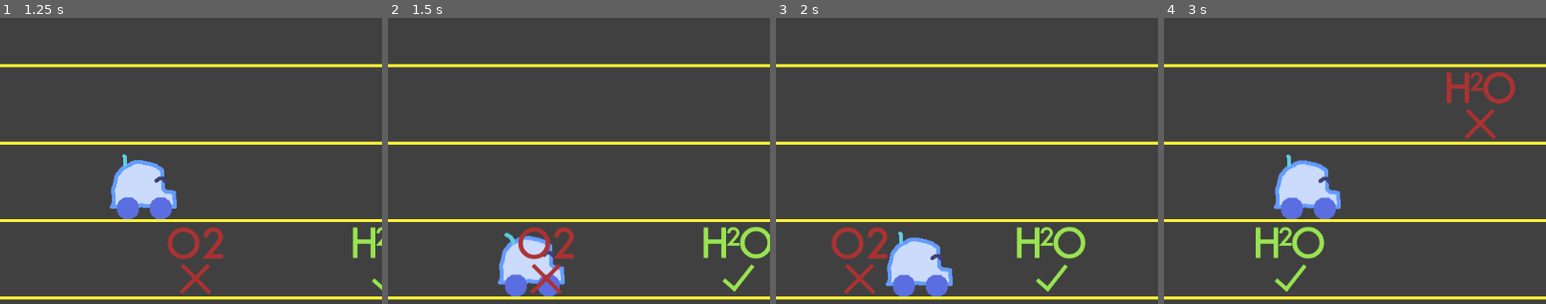
Above: before the commit, frames 1-4 (left to right).
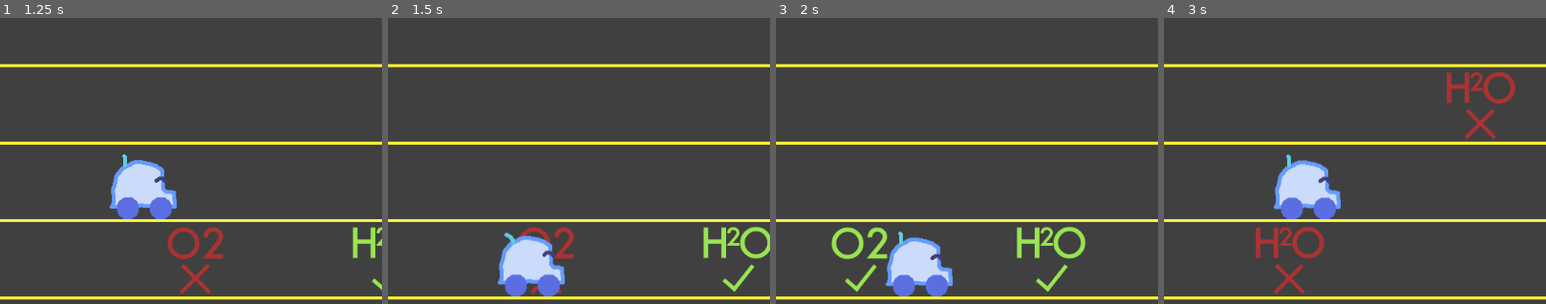
Above: after the commit, the same moments.

Repository: broquaint/eggjam20
Game: Godot game, scene res://scenes/CheckLifeSystems.tscn
The game is run twice, just before and just after one commit, with the same random seed, the same clock (stepped at 60 frames per second) and the same inputs. This scene is started directly instead of the project's main scene.
Inputs:
- Up to frame 1 (1.25 s): tap Enter (ui_accept) at 0.5, 0.77, 1.07 s; hold Right (move_right) from 0.53 s (still down)
- Up to frame 2 (1.5 s): release Right (move_right) at 1.28 s; hold Down (move_down) from 1.28 s (still down)
- Up to frame 3 (2 s): keep holding Down (move_down); tap Enter (ui_accept) at 1.52, 1.82 s
- Up to frame 4 (3 s): release Down (move_down) at 2.03 s; hold Right (move_right) 2.03-2.78 s; hold Up (move_up) from 2.78 s (still down)
The pictures show only the part of the screen within x 0-50%, y 0-50%; the shares and areas given below are measured in that part.

Frame 1 is identical in both runs. In frame 2, 0.5% of the frame differs, in the area x 34-46%, y 76-96%; in frame 3, 1.2%; in frame 4, 1.3%, in the area x 24-42%, y 73-97%.

Commit message:
Implement game bit of life systems check
It ain't pretty but it works.

Diff:
--- a/project.godot
+++ b/project.godot
@@ -18,10 +18,16 @@
 "class": "JobButton",
 "language": "GDScript",
 "path": "res://scripts/JobButton.gd"
+}, {
+"base": "Area2D",
+"class": "LifeSystemSwitch",
+"language": "GDScript",
+"path": "res://scripts/LifeSystemSwitch.gd"
 } ]
 _global_script_class_icons={
 "Butterfly": "",
-"JobButton": ""
+"JobButton": "",
+"LifeSystemSwitch": ""
 }
 
 [application]
--- a/scenes/CheckLifeSystems.tscn
+++ b/scenes/CheckLifeSystems.tscn
@@ -1,12 +1,8 @@
-[gd_scene load_steps=10 format=2]
+[gd_scene load_steps=7 format=2]
 
 [ext_resource path="res://assets/images/switcher f2.png" type="Texture" id=1]
 [ext_resource path="res://assets/images/switcher f1.png" type="Texture" id=2]
-[ext_resource path="res://assets/images/h2o on.png" type="Texture" id=3]
-[ext_resource path="res://assets/images/o2 on.png" type="Texture" id=4]
-[ext_resource path="res://assets/images/h2o off.png" type="Texture" id=5]
 [ext_resource path="res://assets/images/switcher f3.png" type="Texture" id=6]
-[ext_resource path="res://assets/images/o2 off.png" type="Texture" id=7]
 [ext_resource path="res://scripts/CheckLifeSystems.gd" type="Script" id=8]
 
 [sub_resource type="SpriteFrames" id=1]
@@ -17,6 +13,9 @@
 "speed": 6.0
 } ]
 
+[sub_resource type="RectangleShape2D" id=2]
+extents = Vector2( 46, 42.5 )
+
 [node name="CheckLifeSystems" type="Node2D"]
 script = ExtResource( 8 )
 
@@ -24,30 +23,6 @@
 margin_right = 800.0
 margin_bottom = 600.0
 color = Color( 0.203922, 0.203922, 0.203922, 0.501961 )
-
-[node name="H2oOn" type="Sprite" parent="."]
-visible = false
-modulate = Color( 0.6, 0.898039, 0.313726, 1 )
-position = Vector2( 250, 116 )
-texture = ExtResource( 3 )
-
-[node name="O2On" type="Sprite" parent="."]
-visible = false
-modulate = Color( 0.6, 0.898039, 0.313726, 1 )
-position = Vector2( 564, 121 )
-texture = ExtResource( 4 )
-
-[node name="H2oOff" type="Sprite" parent="."]
-visible = false
-modulate = Color( 0.67451, 0.196078, 0.196078, 1 )
-position = Vector2( 248, 220 )
-texture = ExtResource( 5 )
-
-[node name="O2Off" type="Sprite" parent="."]
-visible = false
-modulate = Color( 0.67451, 0.196078, 0.196078, 1 )
-position = Vector2( 246, 324 )
-texture = ExtResource( 7 )
 
 [node name="Lane1" type="Line2D" parent="."]
 position = Vector2( 0, 64 )
@@ -73,8 +48,13 @@
 width = 4.0
 default_color = Color( 0.984314, 0.94902, 0.211765, 1 )
 
-[node name="Bot" type="AnimatedSprite" parent="."]
-position = Vector2( 82, 118 )
+[node name="SwitchLane" type="Tween" parent="."]
+
+[node name="Bot" type="Area2D" parent="."]
+
+[node name="Sprite" type="AnimatedSprite" parent="Bot"]
 frames = SubResource( 1 )
 
-[node name="SwitchLane" type="Tween" parent="."]
+[node name="CollisionShape2D" type="CollisionShape2D" parent="Bot"]
+position = Vector2( -1, 5.5 )
+shape = SubResource( 2 )
--- /dev/null
+++ b/scenes/LifeSystemSwitch.tscn
@@ -0,0 +1,19 @@
+[gd_scene load_steps=4 format=2]
+
+[ext_resource path="res://assets/images/h2o on.png" type="Texture" id=1]
+[ext_resource path="res://scripts/LifeSystemSwitch.gd" type="Script" id=2]
+
+[sub_resource type="RectangleShape2D" id=1]
+extents = Vector2( 48, 48 )
+
+[node name="LifeSystemSwitch" type="Area2D"]
+script = ExtResource( 2 )
+
+[node name="Sprite" type="Sprite" parent="."]
+texture = ExtResource( 1 )
+
+[node name="CollisionShape2D" type="CollisionShape2D" parent="."]
+shape = SubResource( 1 )
+
+[node name="DoSwitch" type="Timer" parent="."]
+wait_time = 0.5
--- a/scripts/CheckLifeSystems.gd
+++ b/scripts/CheckLifeSystems.gd
@@ -6,11 +6,25 @@
 var switch_lanes = [116, 220, 324]
 var all_switches = []
 
+onready var switch_scene = load("res://scenes/LifeSystemSwitch.tscn")
+
+func make_switch(system, is_on):
+	var switch : LifeSystemSwitch = switch_scene.instance()
+	switch.system = system
+	switch.is_on = is_on
+	return switch
+
 func _ready():
 	randomize()
 	$Bot.position = Vector2(192, lanes[current_lane])
-	$Bot.playing = true
-	var switches = [$H2oOn, $H2oOff, $O2On, $O2Off]
+	$Bot/Sprite.playing = true
+#	var switches = [$H2oOn, $H2oOff, $O2On, $O2Off]
+	var switches = [
+		make_switch('h2o', true),
+		make_switch('h2o', false),
+		make_switch('o2', true),
+		make_switch('o2', false)
+	]
 	var bag = switches.duplicate()
 	for i in range(1,40):
 		var rand_switch = bag[randi() % bag.size()]
@@ -18,7 +32,12 @@
 		var new_switch = rand_switch.duplicate()
 		new_switch.position = Vector2(256 + (256 * i), switch_lanes[randi() % switch_lanes.size()])
 		new_switch.visible = true
+		new_switch.connect('area_entered', self, 'switch_entered', [new_switch])
+		new_switch.connect('area_exited', self, 'switch_exited', [new_switch])
+		# TODO make use of this signal for live updates
+		# new_switch.connect('switch_flipped', self, 'system_change')
 		add_child(new_switch)
+		move_child(new_switch, 2)
 		all_switches.append(new_switch)
 
 		bag.erase(rand_switch)
@@ -43,3 +62,11 @@
 		0.5, Tween.TRANS_BACK, Tween.EASE_OUT
 	)
 	$SwitchLane.start()
+
+func switch_entered(node, switch):
+	if node == $Bot:
+		switch.bot_entered()
+
+func switch_exited(node, switch):
+	if node == $Bot:
+		switch.bot_left()
--- /dev/null
+++ b/scripts/LifeSystemSwitch.gd
@@ -0,0 +1,43 @@
+class_name LifeSystemSwitch
+
+extends Area2D
+
+signal switch_flipped()
+
+var o2_on   : Texture = load("res://assets/images/o2 on.png")
+var o2_off  : Texture = load("res://assets/images/o2 off.png")
+var h2o_on  : Texture = load("res://assets/images/h2o on.png")
+var h2o_off : Texture = load("res://assets/images/h2o off.png")
+
+export var is_on : bool
+export var system : String
+
+var normal :  Texture
+var inverse : Texture
+
+func _ready():
+	match system:
+		'o2':
+			self.normal = o2_on if is_on else o2_off
+			self.inverse = o2_off if is_on else o2_on
+			self.modulate = Color('#99e550') if is_on else Color('#ac3232')
+			$Sprite.texture = normal
+		'h2o':
+			self.normal = h2o_on if is_on else h2o_off
+			self.inverse = h2o_off if is_on else h2o_on
+			self.modulate = Color('#99e550') if is_on else Color('#ac3232')
+			$Sprite.texture = normal
+
+	$DoSwitch.connect('timeout', self, 'switch_flipped')
+
+func bot_entered():
+	$DoSwitch.start()
+func bot_left():
+	$DoSwitch.stop()
+
+func switch_flipped():
+	$Sprite.texture = self.inverse
+	is_on = not is_on
+	self.modulate = Color('#99e550') if is_on else Color('#ac3232')
+	emit_signal("switch_flipped")
+	print("switch ", system, " was ", not is_on, " now ", is_on)
